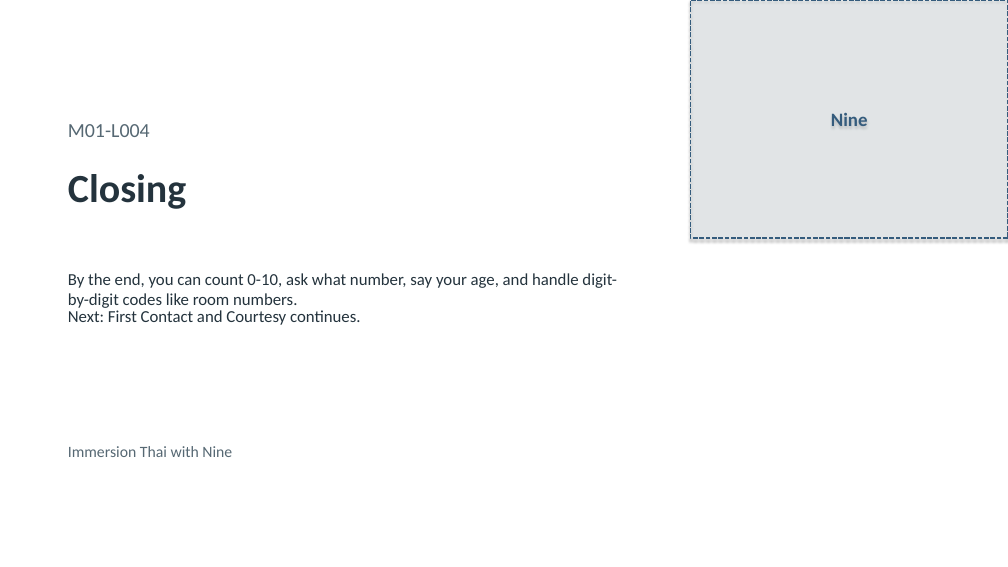
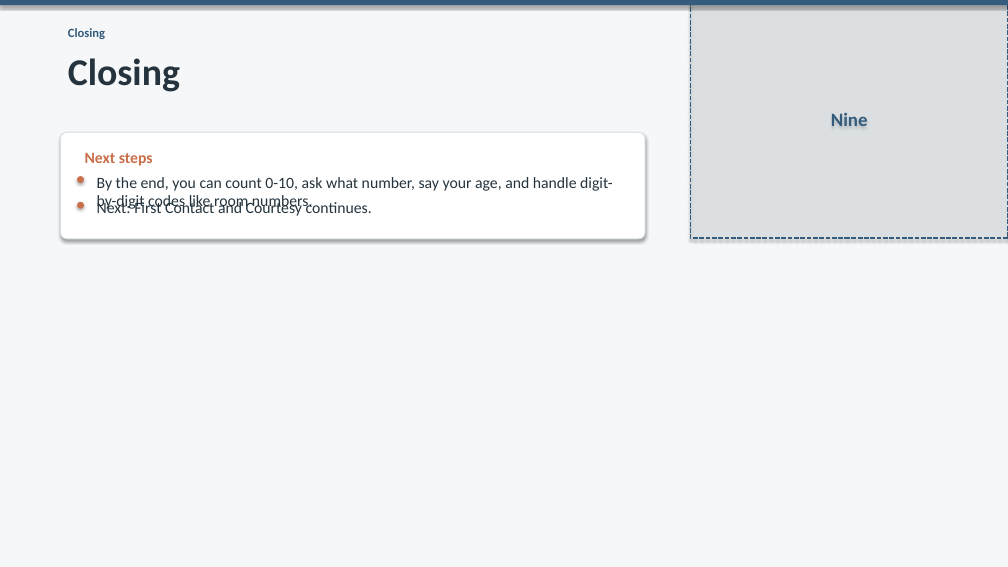
Before and after one commit to OTFTCS/thai-nine, a slide deck: slide 9 of course/modules/M01/L004/M01-L004-canva-deck.pptx. Drawn at 1008x567 pixels with LibreOffice and Linux fonts; fonts in the diff are those of the drawing; background and template pictures are left out. Boxes give left, top, right and bottom in pixels: in the first picture for what was removed or moved away, otherwise in the second. Text is boxed around its words. In the diff, an @@ line names an element or a change of style, - is before the commit and + after.

```diff
--- a/course/modules/M01/L004/M01-L004-canva-deck.pptx
+++ b/course/modules/M01/L004/M01-L004-canva-deck.pptx
@@ background picture (left out) to #F5F7F8 @@
@@ rectangle added at <box>0,0,1008,5</box>, fill #355C7D @@
@@ text added at <box>68,28,105,39</box>, 12 pt, text #355C7D, bold @@
+Closing
@@ text "Closing": place and size @@
-text "Closing" at <box>68,174,186,209</box>
+text "Closing" at <box>68,58,180,92</box>
@@ text "Closing" at <box>68,58,180,92</box>: size 38 to 36 pt @@
@@ rounded rectangle added at <box>60,132,645,239</box>, fill #FFFFFF, outline #D7DEE3 0.75 pt @@
@@ text removed at <box>68,124,150,137</box> @@
-M01-L004
@@ ellipse added at <box>77,176,84,183</box>, fill #C96F4A @@
@@ text added at <box>85,153,153,166</box>, 15 pt, text #C96F4A, bold @@
+Next steps
@@ text "By the end, you can ...": place and size @@
-text "By the end, you can ..." at <box>68,273,617,308</box>
+text "By the end, you can ..." at <box>97,177,612,211</box>
@@ text "By the end, you can ..." at <box>97,177,612,211</box>: size 16 to 15 pt @@
@@ ellipse added at <box>77,202,84,209</box>, fill #C96F4A @@
@@ text "Next: First Contact and Courtesy ..." at <box>97,200,302,216</box>: size 16 to 15 pt @@
@@ text "Next: First Contact and Courtesy ...": place and size @@
-text "Next: First Contact and Courtesy ..." at <box>68,310,360,325</box>
+text "Next: First Contact and Courtesy ..." at <box>97,200,302,216</box>
@@ text removed at <box>68,446,232,457</box> @@
-Immersion Thai with Nine
```
Also in this commit, not shown: 8 other slides changed, 1 other file.
